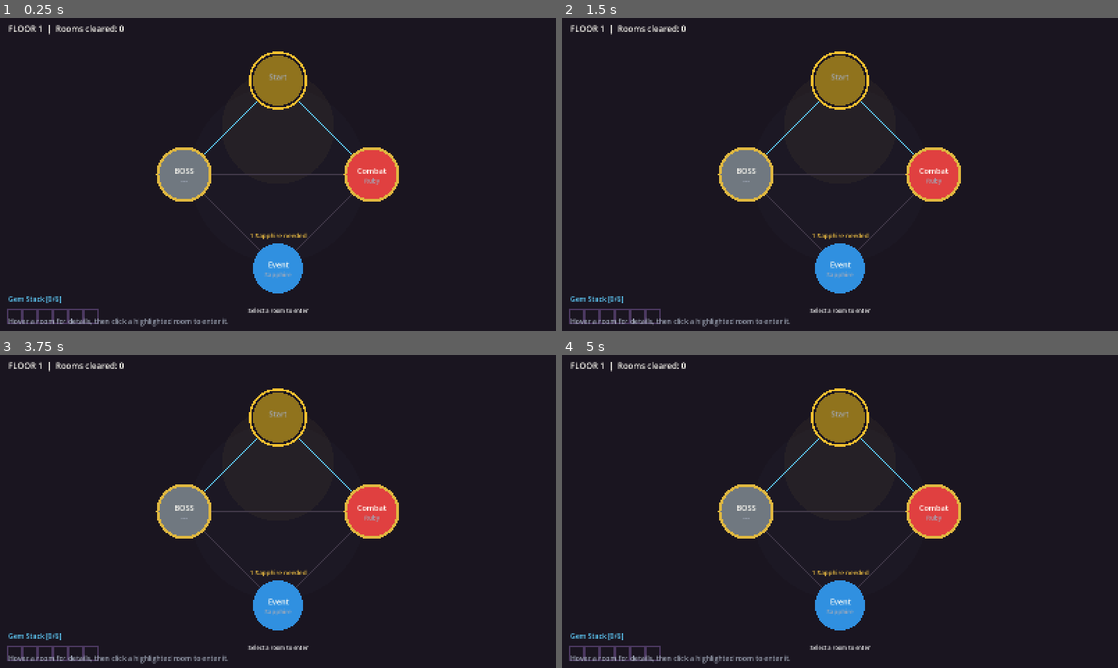
Above: before the commit, frames 1-4 (two rows, left to right).
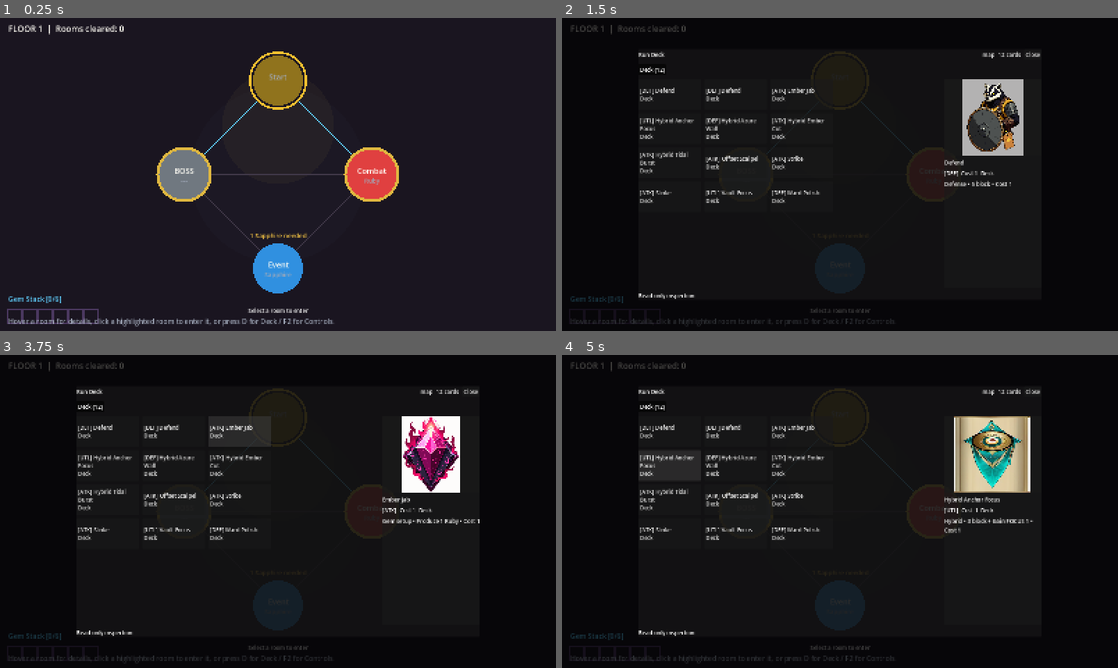
Above: after the commit, the same moments.

Repository: thrazznos/cardGame1
Game: Godot game, scene res://scenes/floor/floor_run.tscn
The game is run twice, just before and just after one commit, with the same random seed, the same clock (stepped at 60 frames per second) and the same inputs.
Inputs (mouse positions are in pixels of both pictures, inside the frame that each line leads up to):
- Up to frame 1 (0.25 s): no input
- Up to frame 2 (1.5 s): tap Enter at 0.5 s; hold D 0.53-1.25 s; tap Space at 0.6, 0.77, 1.07 s; click (840, 174) at 0.67 s; click (650, 68) at 1.25 s, where only the run after the commit has a clickable "Deck (12)"
- Up to frame 3 (3.75 s): click (105, 430) at 2 s, where only the run after the commit has a clickable "[DEF] Defend Deck"; click (172, 430) at 2.75 s, where only the run after the commit has a clickable "[DEF] Defend Deck"; click (239, 430) at 3.5 s, where only the run after the commit has a clickable "[ATK] Ember Jab Deck"
- Up to frame 4 (5 s): click (667, 464) at 4.25 s, where only the run after the commit has a clickable "[UTL] Hybrid Anchor Focus Deck"

The runs differ from the first frame. In frame 1, 0.4% of the frame differs, in the area x 17-60%, y 96-99%; in frame 2, 11%; in frame 3, 11%; in frame 4, 12%, in the area x 1-86%, y 2-99%.

Commit message:
feat: add map deck viewer and controls modal

Diff:
--- a/scenes/floor/floor_run.tscn
+++ b/scenes/floor/floor_run.tscn
@@ -1,10 +1,11 @@
-[gd_scene load_steps=6 format=3]
+[gd_scene load_steps=7 format=3]
 
 [ext_resource type="Script" path="res://src/bootstrap/floor_runner.gd" id="1_floor"]
 [ext_resource type="Script" path="res://src/ui/map_hud/map_hud_controller.gd" id="2_map"]
 [ext_resource type="PackedScene" path="res://scenes/combat/combat_stage.tscn" id="3_combat"]
 [ext_resource type="PackedScene" path="res://scenes/ui/exit_overlay.tscn" id="4_exit"]
 [ext_resource type="PackedScene" path="res://scenes/ui/keybindings_overlay.tscn" id="5_keys"]
+[ext_resource type="PackedScene" path="res://scenes/ui/deck_inspection_overlay.tscn" id="6_map_deck"]
 
 [node name="FloorRun" type="Control"]
 layout_mode = 3
@@ -48,3 +49,8 @@
 
 [node name="KeybindingsOverlay" parent="." instance=ExtResource("5_keys")]
 layout_mode = 1
+
+[node name="MapDeckOverlay" parent="." instance=ExtResource("6_map_deck")]
+visible = false
+layout_mode = 1
+z_index = 100
--- a/src/bootstrap/combat_slice_runner.gd
+++ b/src/bootstrap/combat_slice_runner.gd
@@ -249,6 +249,16 @@
 		"hand": dls.hand.duplicate(true),
 		"discard": dls.discard_pile.duplicate(true),
 		"exhaust": dls.exhaust_pile.duplicate(true),
+	})
+
+func get_run_deck_snapshot() -> Dictionary:
+	if deck_inspection_snapshot_builder == null:
+		deck_inspection_snapshot_builder = DECK_INSPECTION_SNAPSHOT_BUILDER_SCRIPT.new()
+	var deck_cards: Array = run_master_deck.duplicate(true)
+	if deck_cards.is_empty() and card_catalog != null:
+		deck_cards = card_catalog.starter_run_deck()
+	return deck_inspection_snapshot_builder.build_snapshot("map_run_deck", {
+		"deck": deck_cards,
 	})
 
 func player_play_card(instance_id: String) -> Dictionary:
--- a/src/bootstrap/floor_runner.gd
+++ b/src/bootstrap/floor_runner.gd
@@ -17,6 +17,7 @@
 var map_hud: Variant
 var exit_overlay: Variant
 var keybindings_overlay: Variant
+var map_deck_overlay: Variant
 var floor_index: int = 1
 var run_seed: int = 42424242
 var active_constraint: String = ""
@@ -32,6 +33,7 @@
 	combat_runner = get_node_or_null("CombatStage")
 	exit_overlay = get_node_or_null("ExitOverlay")
 	keybindings_overlay = get_node_or_null("KeybindingsOverlay")
+	map_deck_overlay = get_node_or_null("MapDeckOverlay")
 
 	if map_hud != null:
 		map_hud.bind_runner(self)
@@ -63,6 +65,7 @@
 func _show_combat() -> void:
 	if map_hud != null:
 		(map_hud as Control).visible = false
+	_close_map_deck_overlay()
 	if combat_runner != null:
 		(combat_runner as Control).visible = true
 
@@ -167,6 +170,9 @@
 func _is_keybindings_overlay_visible() -> bool:
 	return keybindings_overlay is Control and (keybindings_overlay as Control).visible
 
+func _is_map_deck_overlay_visible() -> bool:
+	return map_deck_overlay is Control and (map_deck_overlay as Control).visible
+
 func _open_exit_overlay() -> void:
 	if exit_overlay != null and exit_overlay.has_method("open_overlay"):
 		exit_overlay.open_overlay()
@@ -181,6 +187,18 @@
 		return
 	_open_keybindings_overlay()
 
+func toggle_map_deck_overlay() -> void:
+	if _is_map_deck_overlay_visible():
+		_close_map_deck_overlay()
+		return
+	_open_map_deck_overlay()
+
+func _toggle_map_deck_overlay() -> void:
+	toggle_map_deck_overlay()
+
+func toggle_keybindings_overlay() -> void:
+	_toggle_keybindings_overlay()
+
 func _open_keybindings_overlay() -> void:
 	if keybindings_overlay != null and keybindings_overlay.has_method("open_overlay"):
 		keybindings_overlay.open_overlay()
@@ -189,10 +207,28 @@
 	if keybindings_overlay != null and keybindings_overlay.has_method("close_overlay"):
 		keybindings_overlay.close_overlay()
 
+func _open_map_deck_overlay() -> void:
+	if map_deck_overlay == null or not combat_runner.has_method("get_run_deck_snapshot"):
+		return
+	if map_deck_overlay is Control:
+		var overlay_control: Control = map_deck_overlay
+		overlay_control.visible = false
+		move_child(overlay_control, get_child_count() - 1)
+	var snapshot: Dictionary = combat_runner.get_run_deck_snapshot()
+	if map_deck_overlay.has_method("open_with_snapshot"):
+		map_deck_overlay.open_with_snapshot(snapshot)
+
+func _close_map_deck_overlay() -> void:
+	if map_deck_overlay != null and map_deck_overlay.has_method("close_overlay"):
+		map_deck_overlay.close_overlay()
+
 func _close_any_open_window() -> bool:
 	if combat_runner != null and combat_runner.has_method("is_deck_inspection_open") and combat_runner.is_deck_inspection_open():
 		combat_runner.close_deck_inspection()
 		return true
+	if _is_map_deck_overlay_visible():
+		_close_map_deck_overlay()
+		return true
 	if _is_keybindings_overlay_visible():
 		_close_keybindings_overlay()
 		return true
@@ -207,7 +243,7 @@
 	var key: InputEventKey = event
 	if not key.pressed or key.echo:
 		return
-	if key.keycode == KEY_F2:
+	if key.keycode == KEY_F2 and (map_hud == null or not (map_hud as Control).visible):
 		_toggle_keybindings_overlay()
 		var viewport_keys := get_viewport()
 		if viewport_keys != null:
--- a/src/ui/combat_stage/combat_stage_controller.gd
+++ b/src/ui/combat_stage/combat_stage_controller.gd
@@ -832,6 +832,8 @@
 	_open_deck_inspection(mode)
 
 func _gui_input(event: InputEvent) -> void:
+	if not is_visible_in_tree():
+		return
 	var reward_state: String = str(vm.get("reward_state", CombatSliceRunner.REWARD_NONE))
 	var in_reward: bool = reward_state == CombatSliceRunner.REWARD_PRESENTED or reward_state == CombatSliceRunner.REWARD_APPLIED
 
@@ -863,6 +865,8 @@
 					_play_card_at_index(card_idx)
 
 func _unhandled_input(event: InputEvent) -> void:
+	if not is_visible_in_tree():
+		return
 	if runner == null:
 		return
 	if not (event is InputEventKey):
--- a/src/ui/map_hud/map_hud_controller.gd
+++ b/src/ui/map_hud/map_hud_controller.gd
@@ -332,7 +332,7 @@
 		if legal.is_empty():
 			text = "No rooms available. Floor complete?"
 		else:
-			text = "Hover a room for details, then click a highlighted room to enter it."
+			text = "Hover a room for details, click a highlighted room to enter it, or press D for Deck / F2 for Controls."
 	elif state == FloorController.STATE_COMBAT:
 		text = "Fighting..."
 	elif state == FloorController.STATE_FLOOR_COMPLETE:
@@ -413,10 +413,27 @@
 				_handle_node_click(clicked_node)
 
 func _unhandled_input(event: InputEvent) -> void:
-	if _showing_event and event is InputEventKey:
-		var key: InputEventKey = event
-		if key.pressed and not key.echo and key.keycode == KEY_SPACE:
-			_dismiss_event_and_continue()
+	if not (event is InputEventKey):
+		return
+	var key: InputEventKey = event
+	if not key.pressed or key.echo:
+		return
+	if _showing_event and key.keycode == KEY_SPACE:
+		_dismiss_event_and_continue()
+		return
+	if runner == null:
+		return
+	if key.keycode == KEY_D and runner.has_method("toggle_map_deck_overlay"):
+		runner.toggle_map_deck_overlay()
+		var viewport_deck := get_viewport()
+		if viewport_deck != null:
+			viewport_deck.set_input_as_handled()
+		return
+	if key.keycode == KEY_F2 and runner.has_method("toggle_keybindings_overlay"):
+		runner.toggle_keybindings_overlay()
+		var viewport_keys := get_viewport()
+		if viewport_keys != null:
+			viewport_keys.set_input_as_handled()
 
 func _dismiss_event_and_continue() -> void:
 	dismiss_event()
--- a/tests/smoke/run_escape_exit_overlay_probe.gd
+++ b/tests/smoke/run_escape_exit_overlay_probe.gd
@@ -16,12 +16,13 @@
 	await process_frame
 	await process_frame
 
+	var map_hud: Node = floor_run.get_node("MapHud")
 	var exit_overlay := floor_run.get_node_or_null("ExitOverlay")
 	var keybindings_overlay := floor_run.get_node_or_null("KeybindingsOverlay")
 	var initial_exit_visible: bool = exit_overlay is Control and (exit_overlay as Control).visible
 	var initial_keybindings_visible: bool = keybindings_overlay is Control and (keybindings_overlay as Control).visible
 
-	_press_key(floor_run, KEY_F2)
+	_press_key(map_hud, KEY_F2)
 	await process_frame
 	keybindings_overlay = floor_run.get_node_or_null("KeybindingsOverlay")
 	var keybindings_visible_after_f9: bool = keybindings_overlay is Control and (keybindings_overlay as Control).visible
--- /dev/null
+++ b/tests/smoke/run_map_deck_overlay_probe.gd
@@ -0,0 +1,58 @@
+extends SceneTree
+
+func _press_key(node: Node, keycode: Key) -> void:
+	if not node.has_method("_unhandled_input"):
+		return
+	var event := InputEventKey.new()
+	event.pressed = true
+	event.echo = false
+	event.keycode = keycode
+	node.call("_unhandled_input", event)
+
+func _init() -> void:
+	var scene: PackedScene = load("res://scenes/floor/floor_run.tscn")
+	var floor_run: Node = scene.instantiate()
+	root.add_child(floor_run)
+	await process_frame
+	await process_frame
+
+	var map_hud: Node = floor_run.get_node("MapHud")
+	var overlay := floor_run.get_node_or_null("MapDeckOverlay")
+	var initial_visible: bool = overlay is Control and (overlay as Control).visible
+
+	_press_key(map_hud, KEY_D)
+	await process_frame
+	overlay = floor_run.get_node_or_null("MapDeckOverlay")
+	var after_open_visible: bool = overlay is Control and (overlay as Control).visible
+	var title_text: String = ""
+	var count_text: String = ""
+	var card_grid_count: int = -1
+	if overlay != null:
+		var title_node := overlay.get_node_or_null("Center/Panel/VBox/HeaderRow/Title")
+		if title_node is Label:
+			title_text = title_node.text
+		var count_node := overlay.get_node_or_null("Center/Panel/VBox/HeaderRow/CountLabel")
+		if count_node is Label:
+			count_text = count_node.text
+		var card_grid := overlay.get_node_or_null("Center/Panel/VBox/BodyRow/CardScroll/CardGrid")
+		if card_grid is GridContainer:
+			card_grid_count = card_grid.get_child_count()
+
+	_press_key(map_hud, KEY_D)
+	await process_frame
+	overlay = floor_run.get_node_or_null("MapDeckOverlay")
+	var after_close_visible: bool = overlay is Control and (overlay as Control).visible
+
+	var payload := {
+		"initial_visible": initial_visible,
+		"after_open_visible": after_open_visible,
+		"title_text": title_text,
+		"count_text": count_text,
+		"card_grid_count": card_grid_count,
+		"after_close_visible": after_close_visible,
+	}
+	print("MAP_DECK_OVERLAY_PROBE=" + JSON.stringify(payload))
+
+	floor_run.queue_free()
+	await process_frame
+	quit()
Not shown, added: tests/smoke/run_map_deck_overlay_probe.gd.uid
Not shown, changed: tests/smoke/test_playable_prototype.py
